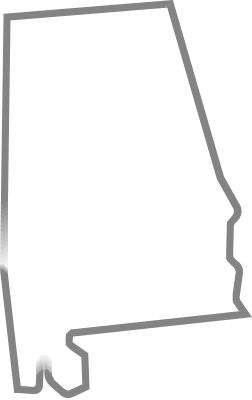
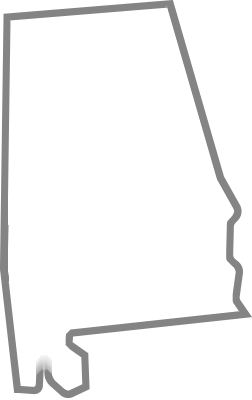
Two versions of the same layered image (252×400). Layer-by-layer changes:
painted on "Levels 1" over [left=0, top=201, right=9, bottom=281]
